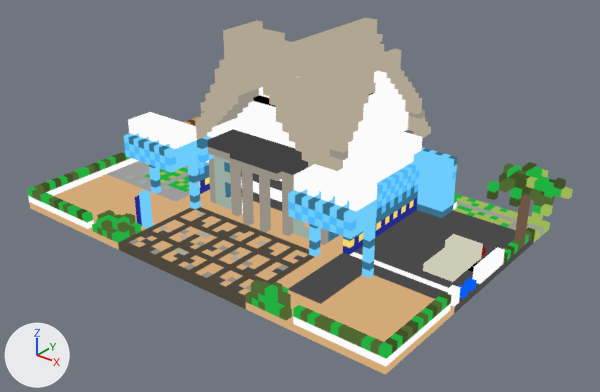
Before and after pictures for a commit that changed the glTF model models/kagoshimasuizokukan.glb.
The view is the same before and after, from a 50 mm lens placed at (1.275, -1.57, 1.08), pointed at (0.05, -0.04, 0.131). Every picture has the same lights, and +X, +Y and +Z are marked at lower left. The first picture is the older version. Where no turn or scale is listed for an object, it has been applied to the vertices.

Objects in the first picture: 'kagoshimasuizokukan'.
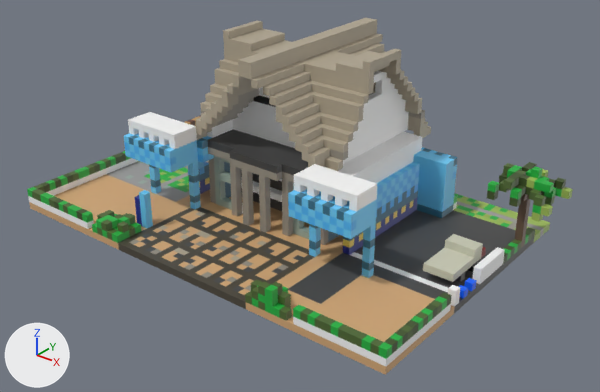
What differs and where, as boxes [x1, y1, x2, y2] in the pictures (600 x 392 px):
'kagoshimasuizokukan', recoloured (darker): [27, 18, 573, 375] in both

The change, as a list of edits to the scene's bpy script:
```text
Change mat_material_kagoshimasuizokukan:
    remove n0 = _N.new('ShaderNodeEmission'); n0.name = 'Emission'
    remove n1 = _N.new('ShaderNodeLightPath'); n1.name = 'Light Path'
    remove n2 = _N.new('ShaderNodeBsdfTransparent'); n2.name = 'Transparent BSDF'
    remove n3 = _N.new('ShaderNodeMixShader'); n3.name = 'Mix Shader'
    add n8 = _N.new('ShaderNodeBsdfPrincipled'); n8.name = 'Principled BSDF'
    where n4 = _N.new('ShaderNodeOutputMaterial'); n4.name = 'Material Output'
    where n5 = _N.new('ShaderNodeMix'); n5.name = 'Mix'
    remove _L.new(n1.outputs[0], n3.inputs[0])  # 'Is Camera Ray' to 'Factor'
    remove _L.new(n2.outputs[0], n3.inputs[1])  # 'BSDF' to 'Shader'
    remove _L.new(n0.outputs[0], n3.inputs[2])  # 'Emission' to 'Shader'
    remove _L.new(n3.outputs[0], n4.inputs[0])  # 'Shader' to 'Surface'
    remove _L.new(n5.outputs[2], n0.inputs[0])  # 'Result' to 'Color'
    add _L.new(n8.outputs[0], n4.inputs[0])  # 'BSDF' to 'Surface'
    add _L.new(n5.outputs[2], n8.inputs[0])  # 'Result' to 'Base Color'
```
